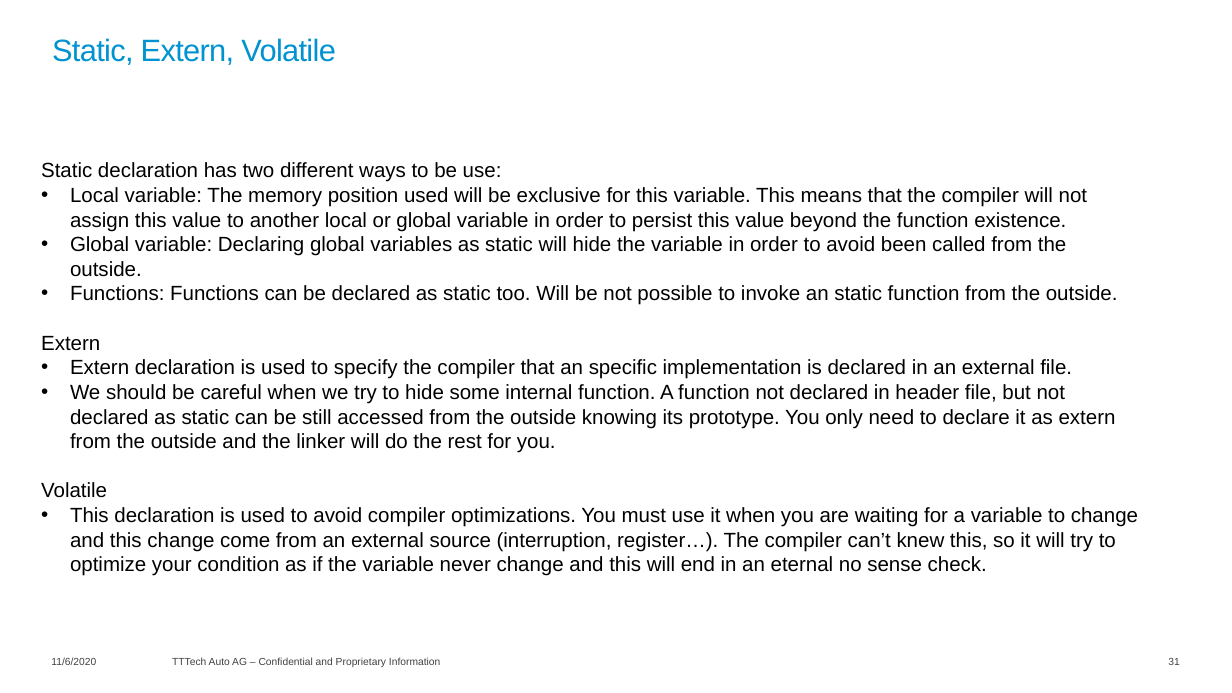
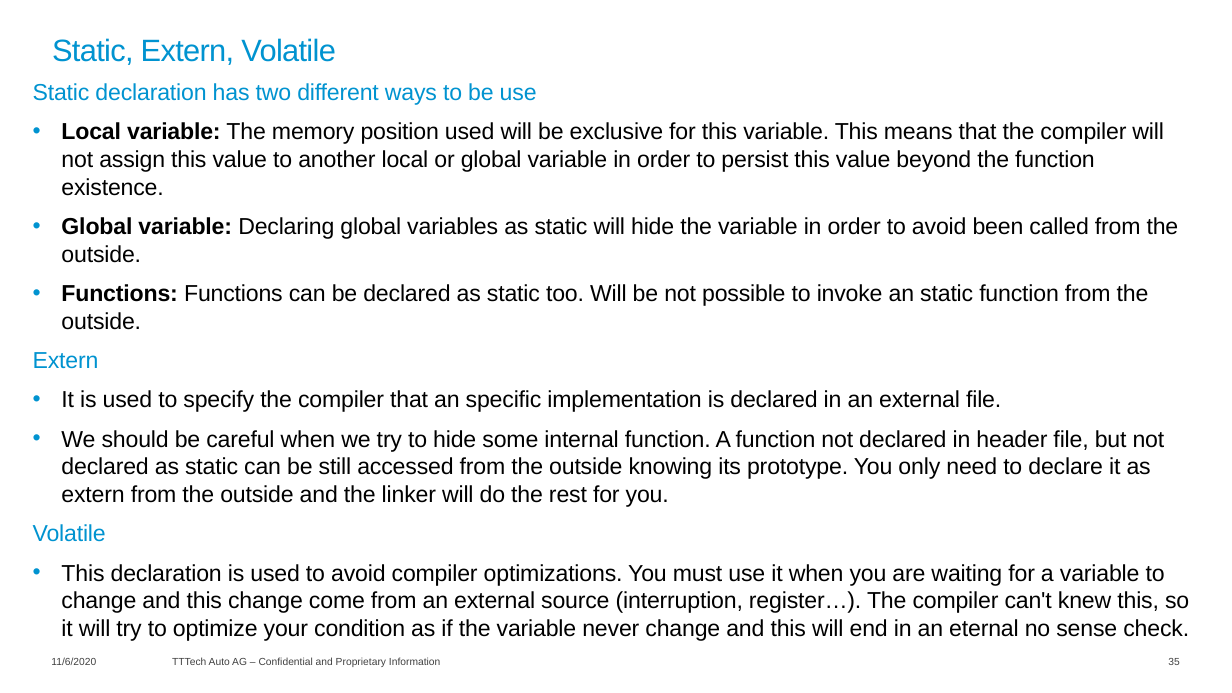
Before and after one commit to lucianotttech/C_Training, a slide deck: slide 35 of 01-Theory material/C_Training.pptx (slide 31 before the commit). Drawn at 1232x693 pixels with LibreOffice and Linux fonts; fonts in the diff are those of the drawing; background and template pictures are left out. Boxes give left, top, right and bottom in pixels: in the first picture for what was removed or moved away, otherwise in the second. Text is boxed around its words. In the diff, an @@ line names an element or a change of style, - is before the commit and + after.

Commit message:
Format the slides, improve example 17, and add new code files contained in the slides

```diff
--- a/01-Theory material/C_Training.pptx
+++ b/01-Theory material/C_Training.pptx
@@ text "Static declaration has two different ...": place and size @@
-text "Static declaration has two different ..." at [41,162,1138,576]
+text "Static declaration has two different ..." at [33,83,1189,641]
@@ text at [33,83,537,105]: text changed; size 16 to 18 pt; text colour #000000 to #0093D0 @@
-Static declaration has two different ways to be use:
+Static declaration has two different ways to be use
@@ text at [33,122,1179,542]: size 16 to 18 pt, letter spacing 0 to -0.1 pt in "Local variable: The memory position used will ...", "Global variable: Declaring global variables as static ...", "Functions: Functions can be declared as static ...", "Extern" and 2 more places; bold on in "Local variable:", "Global variable:", "Functions:"; text colour #000000 to #0093D0 in "Extern", "Volatile"; more space between paragraphs @@
@@ text at [61,390,1001,412]: text changed; size 16 to 18 pt @@
-• Extern declaration is used to specify the compiler that an specific implementation is declared in an external file.
+• It is used to specify the compiler that an specific implementation is declared in an external file.
@@ text at [61,564,1189,641]: text changed; size 16 to 18 pt @@
-• This declaration is used to avoid compiler optimizations. You must use it when you are waiting for a variable to change and this change come from an external source (interruption, register…). The compiler can’t knew this, so it will try to optimize your condition as if the variable never change and this will end in an eternal no sense check.
+• This declaration is used to avoid compiler optimizations. You must use it when you are waiting for a variable to change and this change come from an external source (interruption, register…). The compiler can't knew this, so it will try to optimize your condition as if the variable never change and this will end in an eternal no sense check.
@@ page number at [1168,658,1179,665]: text changed @@
-31
+35
```
Also in this commit, not shown: 40 other slides changed, 5 slides added, 6 other files.
